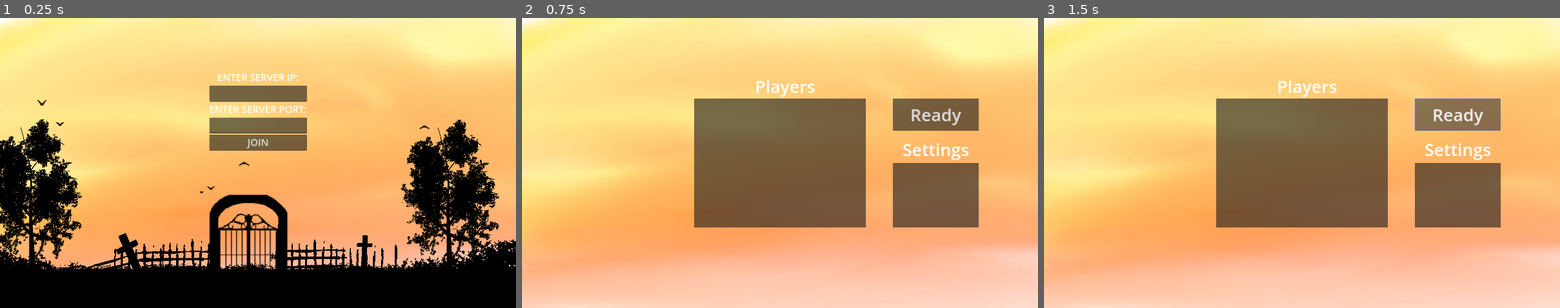
Above: before the commit, frames 1-3 (left to right).
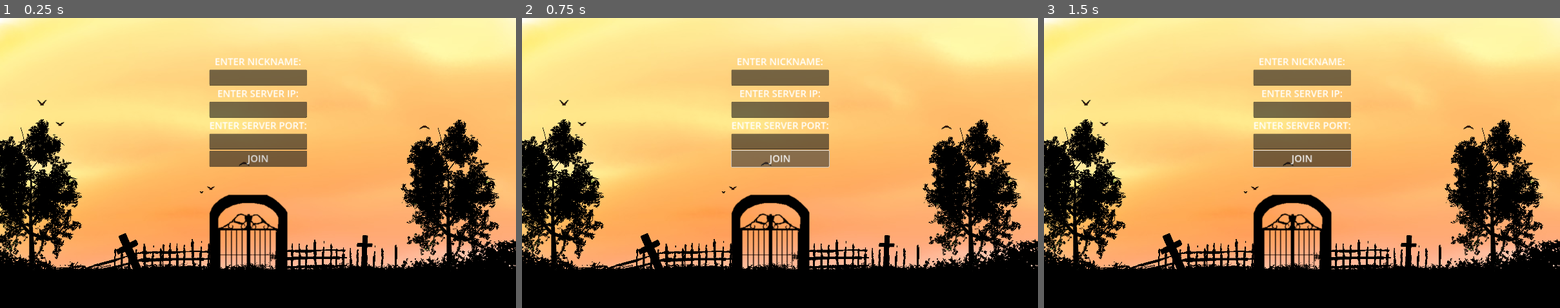
Above: after the commit, the same moments.

Repository: miikapalosaari/werewolfgame
Game: Godot game, scene res://scenes/MainMenu.tscn
The game is run twice, just before and just after one commit, with the same random seed, the same clock (stepped at 60 frames per second) and the same inputs.
Inputs (mouse positions are in pixels of both pictures, inside the frame that each line leads up to):
- Up to frame 1 (0.25 s): no input
- Up to frame 2 (0.75 s): click "JOIN" at 0.5 s
- Up to frame 3 (1.5 s): click (1456, 113) at 1.25 s, where only the run before the commit has a clickable "Ready"

The runs differ from the first frame. In frame 1, 5.7% of the frame differs, in the area x 40-60%, y 13-52%; in frame 2, 46%; in frame 3, 46%, in the area x 0-100%, y 13-100%.

Commit message:
Lisätty nicknamen asettaminen mainmenussa. Korjattu myös bugi, jossa pelaaja lataa mainscenen, vaikka laittaisi väärän ip:n tai portin. päivitetty ui käyttämään displayNamea

Diff:
--- a/scenes/MainMenu.tscn
+++ b/scenes/MainMenu.tscn
@@ -47,6 +47,18 @@
 size_flags_horizontal = 4
 size_flags_vertical = 4
 
+[node name="NameLabel" type="Label" parent="VBoxContainer"]
+layout_mode = 2
+theme_override_font_sizes/font_size = 36
+text = "ENTER NICKNAME:"
+horizontal_alignment = 1
+vertical_alignment = 1
+
+[node name="NameInput" type="LineEdit" parent="VBoxContainer"]
+custom_minimum_size = Vector2(58, 58)
+layout_mode = 2
+theme_override_font_sizes/font_size = 36
+
 [node name="IPLabel" type="Label" parent="VBoxContainer"]
 layout_mode = 2
 theme_override_font_sizes/font_size = 36
--- a/scripts/GameManager.gd
+++ b/scripts/GameManager.gd
@@ -128,6 +128,21 @@
 	var peerID = multiplayer.get_remote_sender_id()
 	ClientManager.rpc_id(peerID, "updateState", buildStateSnapshot(peerID))
 
+@rpc("any_peer")
+func updateDisplayName(displayName: String):
+	if not multiplayer.is_server():
+		return
+
+	var peerID = multiplayer.get_remote_sender_id()
+	if not players.has(peerID):
+		return
+
+	players[peerID]["displayName"] = displayName
+
+	print("Updated display name for", peerID, ":", displayName)
+	broadcastState()
+
+
 # RPC : Client presses ready button
 @rpc("any_peer")
 func playerReady():
@@ -281,6 +296,8 @@
 		var p = players[id].duplicate()
 		if not canSeeRole(peerID, id):
 			p["role"] = "hidden"
+		if not p.has("displayName") or p["displayName"] == "":
+			p["displayName"] = p["name"]
 		filteredPlayers[id] = p
 
 	return {
@@ -292,7 +309,7 @@
 		"roleCounts": roleCounts,
 		"selfID": peerID,
 		"nightInfo": buildNightInfoForPeer(peerID),
-		"playerColors": playerColors
+		"playerColors": playerColors,
 	}
 
 func broadcastState():
--- a/scripts/Lobby.gd
+++ b/scripts/Lobby.gd
@@ -33,7 +33,7 @@
 		row.alignment = BoxContainer.ALIGNMENT_CENTER
 
 		var playerLabel = Label.new()
-		playerLabel.text = data["name"]
+		playerLabel.text = data["displayName"]
 		playerLabel.add_theme_font_size_override("font_size", 36)
 		playerLabel.size_flags_horizontal = Control.SIZE_EXPAND_FILL
 		playerLabel.horizontal_alignment = HORIZONTAL_ALIGNMENT_CENTER
--- a/scripts/MainMenu.gd
+++ b/scripts/MainMenu.gd
@@ -2,12 +2,12 @@
 
 @onready var ipInput = $VBoxContainer/IPInput
 @onready var portInput = $VBoxContainer/PortInput
+@onready var nameInput = $VBoxContainer/NameInput
 
 func _on_join_button_pressed() -> void:
 	var ip = ipInput.text.strip_edges()
 	var port = portInput.text.strip_edges()
+	var nickname = nameInput.text.strip_edges()
 	print("joining to: " + ip + ":" + port)
+	NetworkManager.pendingNickname = nickname
 	NetworkManager.startClient(ip, port.to_int())
-	if not OS.has_feature("dedicated_server"):
-		print("Joining to lobby")
-		get_tree().change_scene_to_file("res://scenes/LobbyScene.tscn")
--- a/scripts/MainScene.gd
+++ b/scripts/MainScene.gd
@@ -106,7 +106,7 @@
 	var selfData: Dictionary = players[selfID]
 	var selfNode: Node = preload("res://scenes/Player.tscn").instantiate()
 	playerRingContainer.add_child(selfNode)
-	var n1: String = selfData["name"]
+	var n1: String = selfData["displayName"]
 	var selfColor: Color = localState["playerColors"].get(selfID, Color.WHITE)
 	selfNode.setup(n1, selfColor, selfID, Vector2(128, 128))
 	if not selfData["alive"]:
@@ -149,7 +149,7 @@
 	for i in range(topCount):
 		var peerID: int = otherIDs[index]
 		var data: Dictionary = players[peerID]
-		var n: String = data["name"]
+		var n: String = data["displayName"]
 		var color: Color = localState["playerColors"].get(peerID, Color.WHITE)
 
 		var node: Node = preload("res://scenes/Player.tscn").instantiate()
@@ -170,7 +170,7 @@
 	for i in range(leftCount):
 		var peerID: int = otherIDs[index]
 		var data: Dictionary = players[peerID]
-		var n: String = data["name"]
+		var n: String = data["displayName"]
 		var color: Color = localState["playerColors"].get(peerID, Color.WHITE)
 
 		var node = preload("res://scenes/Player.tscn").instantiate()
@@ -190,7 +190,7 @@
 	for i in range(rightCount):
 		var peerID: int = otherIDs[index]
 		var data: Dictionary = players[peerID]
-		var n: String = data["name"]
+		var n: String = data["displayName"]
 		var color: Color = localState["playerColors"].get(peerID, Color.WHITE)
 
 		var node = preload("res://scenes/Player.tscn").instantiate()
--- a/scripts/NetworkManager.gd
+++ b/scripts/NetworkManager.gd
@@ -3,6 +3,7 @@
 var maxClients: int = 20
 var peer: ENetMultiplayerPeer
 var defaultPort: int = 25566
+var pendingNickname: String = ""
 
 signal playerConnected(peerID)
 signal playerDisconnected(peerID)
@@ -11,6 +12,7 @@
 	closeConnection()
 
 func _ready() -> void:
+	multiplayer.connected_to_server.connect(connectedToServer)
 	multiplayer.connection_failed.connect(connectionFailed)
 	multiplayer.server_disconnected.connect(serverDisconnected)
 
@@ -55,3 +57,11 @@
 		print("Disconnecting from server...")
 		multiplayer.multiplayer_peer.disconnect_peer(1)
 		multiplayer.multiplayer_peer = null
+
+func connectedToServer() -> void:
+	print("connected to server!")
+
+	GameManager.rpc_id(1, "updateDisplayName", pendingNickname)
+
+	if not OS.has_feature("dedicated_server"):
+		get_tree().change_scene_to_file("res://scenes/LobbyScene.tscn")
